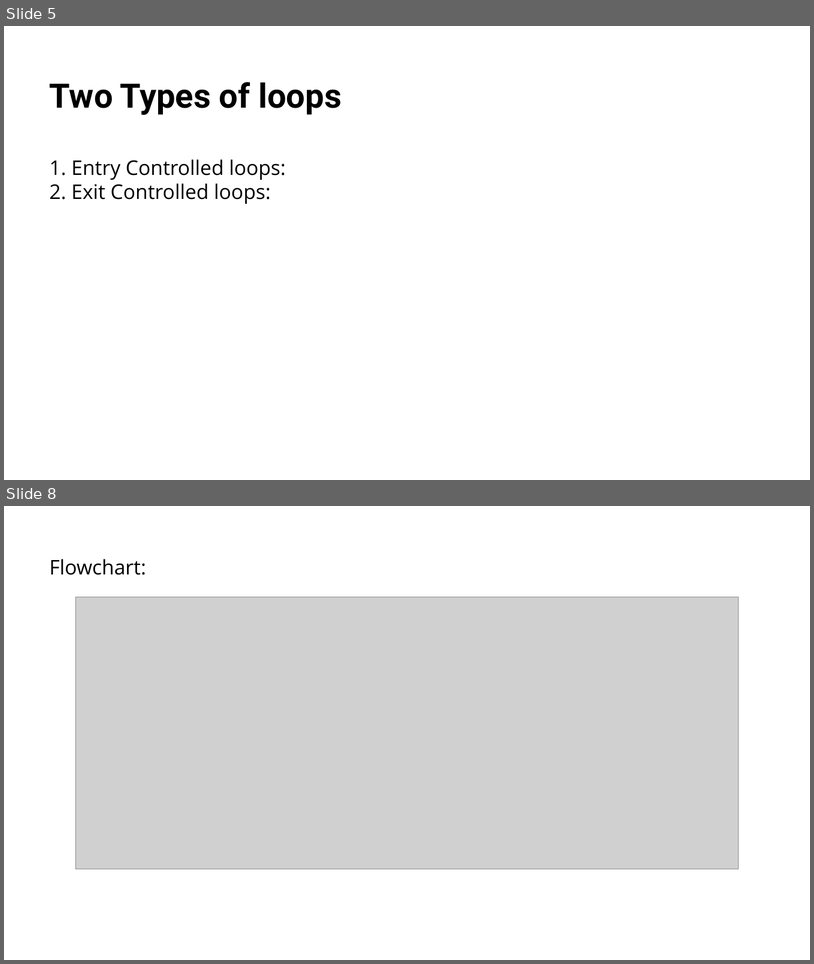
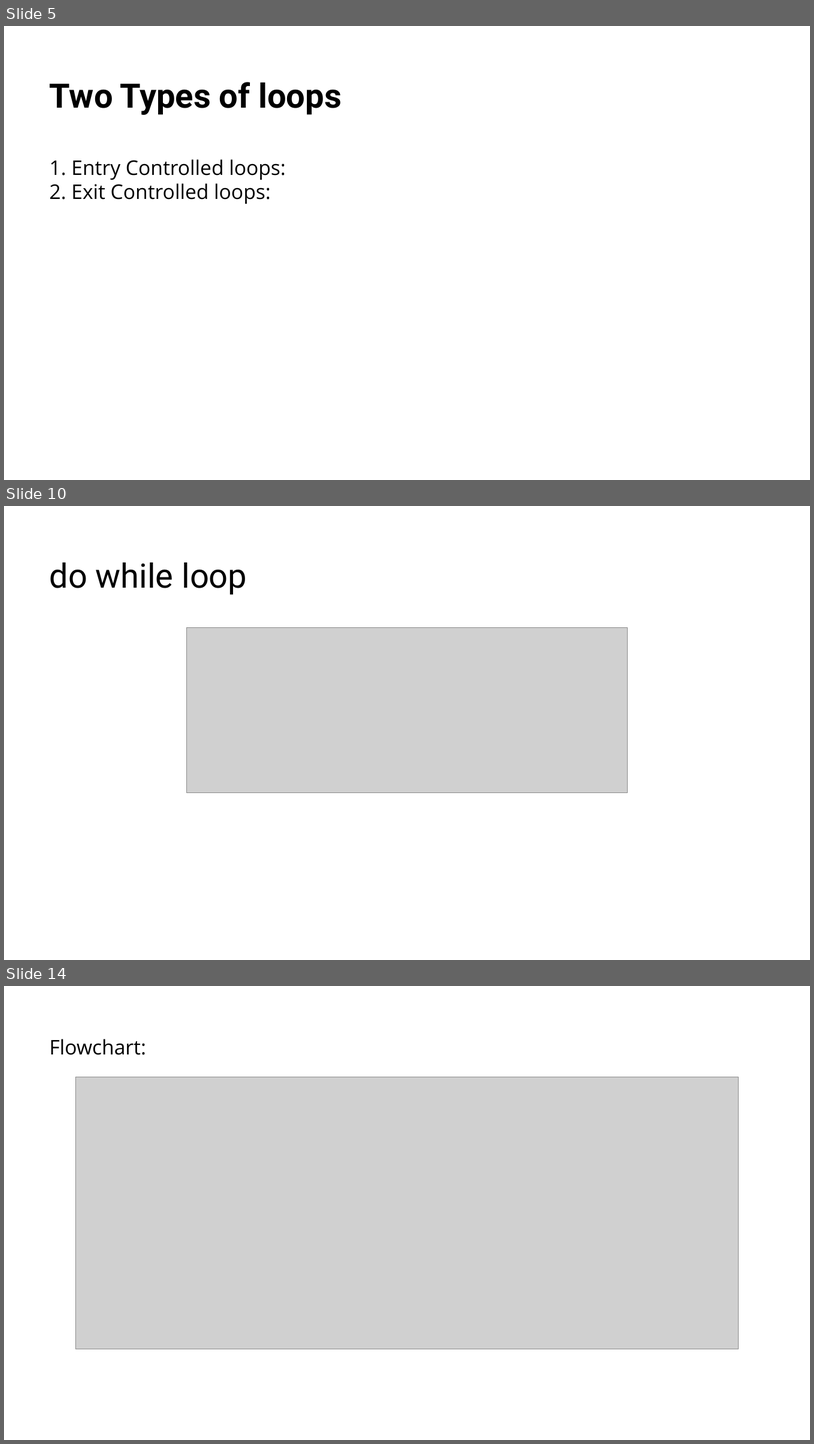
Before and after one commit to RostyslavSynenko/Lv-469.NodeJS, a slide deck: presentations/Loops. Error Handling, Strict mode.pptx. Shown one above the other, each under a label of ours: slides 5 and 8 before the commit, slides 5, 10 and 14 after it; the slides between them are not shown. The pictures are 814x964 and 814x1444 pixels, drawn with LibreOffice and Linux fonts; fonts in the diff are those of the drawing; grey boxes stand for pictures; background and template pictures are left out. Boxes give left, top, right and bottom in pixels: in the first picture for what was removed or moved away, otherwise in the second. Text is boxed around its words. In the diff, an @@ line names an element or a change of style, - is before the commit and + after.

```diff
--- a/presentations/Loops. Error Handling, Strict mode.pptx
+++ b/presentations/Loops. Error Handling, Strict mode.pptx
@@ slide 10 added at [4, 506, 810, 960], background #FFFFFF @@
@@ title added at [50, 562, 247, 595], 40 pt, text #000000 @@
+do while loop
@@ picture added at [186, 628, 628, 793] @@
@@ what was slide 8 is now slide 14 @@
```
Also in this commit, not shown: 5 slides changed, 34 other slides added.
